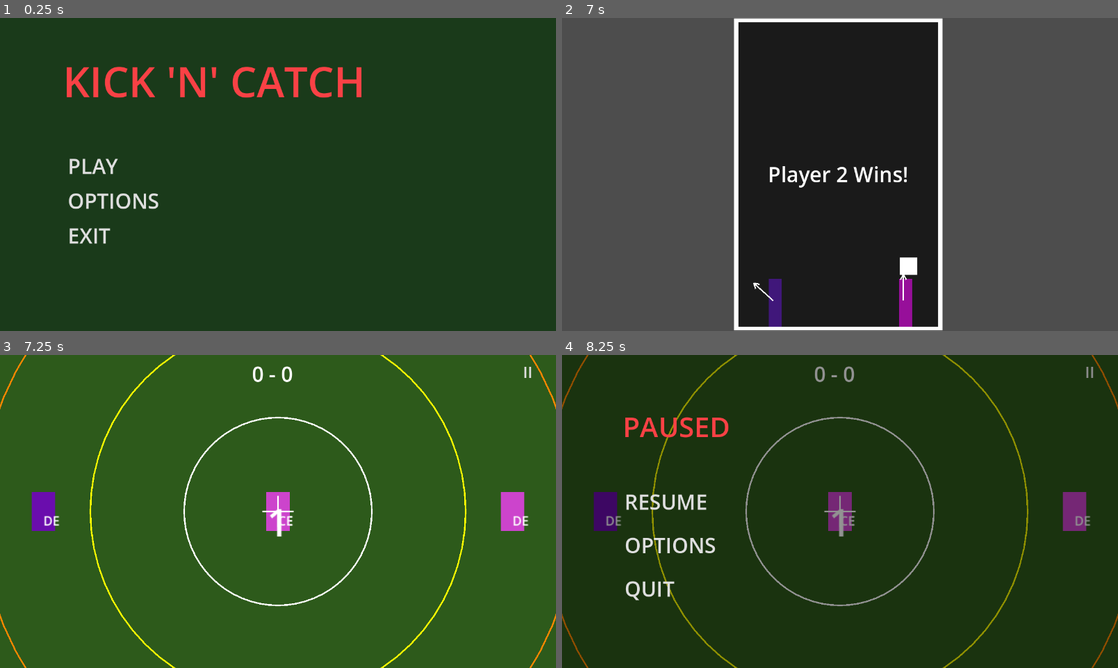
Above: before the commit, frames 1-4 (two rows, left to right).
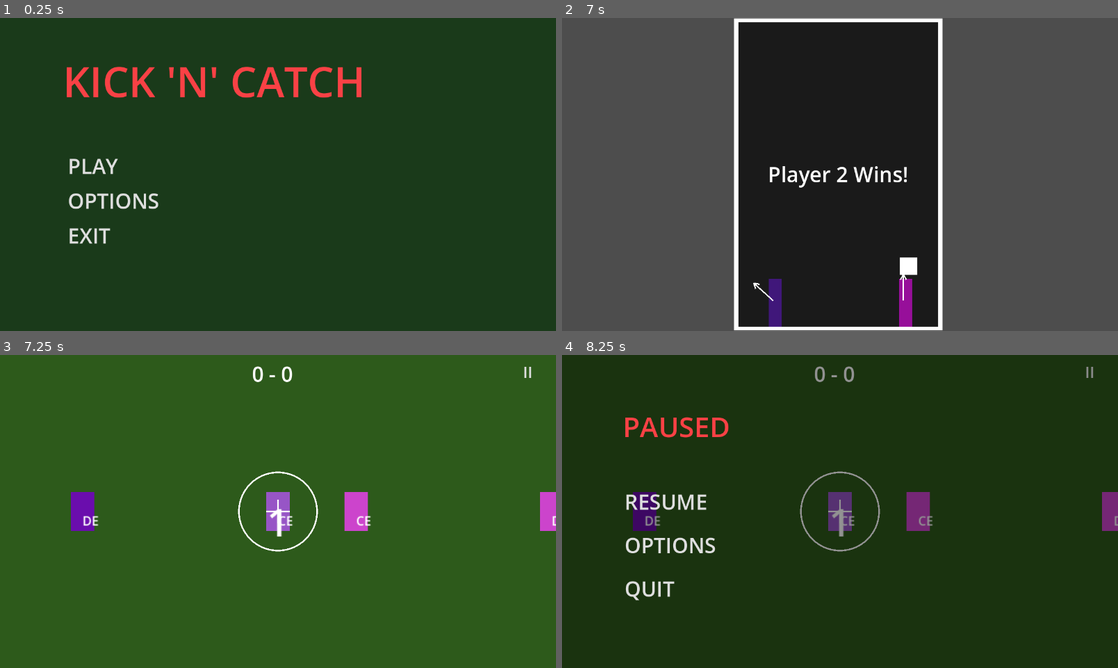
Above: after the commit, the same moments.

Repository: DockerSox/kick-n-catchv3
Game: Godot game, scene res://Scenes/title.tscn
The game is run twice, just before and just after one commit, with the same random seed, the same clock (stepped at 60 frames per second) and the same inputs.
Inputs:
- Up to frame 1 (0.25 s): no input
- Up to frame 2 (7 s): click "PLAY" at 0.5 s; click "START GAME" at 1.25 s; tap Enter at 2, 6.5 s; tap Space (p1_kick) at 2.1, 3.6, 5.1, 5.75, 6.6 s; hold A (p1_left) 2.78-3.53 s; tap Keypad Enter (p2_kick) at 2.85, 4.35, 5.85 s; hold A (p1_left) from 5.03 s (still down)
- Up to frame 3 (7.25 s): keep holding A (p1_left)
- Up to frame 4 (8.25 s): release A (p1_left) at 7.28 s; tap Keypad Enter (p2_kick) at 7.35 s; click "II" at 8 s

Frames 1-2 are identical in both runs. In frame 3, 4.9% of the frame differs, in the area x 0-100%, y 0-100%; in frame 4, 4.7%.

Commit message:
bug fixes

Diff:
--- a/Scenes/crosshair.tscn
+++ b/Scenes/crosshair.tscn
@@ -8,16 +8,8 @@
 [node name="Crosshair" type="Node2D" unique_id=402353958]
 script = ExtResource("1_aqujx")
 
-[node name="InnerRadius" type="Line2D" parent="." unique_id=1071222427]
+[node name="Circle" type="Line2D" parent="." unique_id=1071222427]
 width = 2.0
-
-[node name="MiddleRadius" type="Line2D" parent="." unique_id=306657295]
-width = 2.0
-default_color = Color(1, 1, 0, 1)
-
-[node name="OuterRadius" type="Line2D" parent="." unique_id=1679110945]
-width = 2.0
-default_color = Color(1, 0.53333336, 0, 1)
 
 [node name="CrosshairLines" type="Node2D" parent="." unique_id=367252110]
 
--- a/Scripts/crosshair.gd
+++ b/Scripts/crosshair.gd
@@ -1,21 +1,21 @@
 extends Node2D
 
-# --- Radii for the three zones ---
-const RADIUS_INNER: float = 120.0
-const RADIUS_MIDDLE: float = 240.0
-const RADIUS_OUTER: float = 380.0
+# Single circle radius — roughly unit height
+const CROSSHAIR_RADIUS: float = 50.0
 
-# --- Crosshair movement speed ---
+# Maximum distance crosshair can move from aiming unit
+const RADIUS_INNER: float = 150.0
+const RADIUS_MIDDLE: float = 300.0
+const RADIUS_OUTER: float = 450.0
+
 const MOVE_SPEED: float = 300.0
 
-# --- Countdown durations per zone ---
 const COUNTDOWN_TIME: Dictionary = {
 	1: 1.5,
 	2: 2.5,
 	3: 4.0
 }
 
-# --- State ---
 var active: bool = false
 var aiming_unit: Node2D = null
 var pitch: Node2D = null
@@ -30,22 +30,28 @@
 
 @onready var countdown_label: Label = $CountdownLabel
 @onready var collision_shape: CollisionShape2D = $CollisionArea/CollisionShape2D
-@onready var inner_radius: Line2D = $InnerRadius
-@onready var middle_radius: Line2D = $MiddleRadius
-@onready var outer_radius: Line2D = $OuterRadius
+@onready var circle: Line2D = $Circle
 @onready var line_h: Line2D = $CrosshairLines/LineH
 @onready var line_v: Line2D = $CrosshairLines/LineV
 @onready var collision_area: Area2D = $CollisionArea
 
 func _ready() -> void:
-	_draw_circle_line(inner_radius, RADIUS_INNER)
-	_draw_circle_line(middle_radius, RADIUS_MIDDLE)
-	_draw_circle_line(outer_radius, RADIUS_OUTER)
+	_draw_circle_line(circle, CROSSHAIR_RADIUS)
 	_draw_crosshair_lines()
+	# Set collision shape radius to match visual
+	var shape := CircleShape2D.new()
+	shape.radius = CROSSHAIR_RADIUS
+	collision_shape.shape = shape
 	countdown_label.visible = false
 	visible = false
 
 func activate(unit: Node2D) -> void:
+	aim_action_left = ""
+	aim_action_right = ""
+	aim_action_up = ""
+	aim_action_down = ""
+	kick_action = ""
+
 	aiming_unit = unit
 	pitch = get_parent()
 	position = unit.position
@@ -54,7 +60,6 @@
 	countdown_active = false
 	countdown_label.visible = false
 
-	# Set input actions based on attacking team
 	var team: String = unit.team
 	var is_human: bool = (team == "A" and GameState.team_a_player == 1) or \
 						 (team == "B" and GameState.team_b_player == 1)
@@ -69,39 +74,34 @@
 func _physics_process(delta: float) -> void:
 	if not active:
 		return
-
 	if countdown_active:
 		_handle_countdown(delta)
 		return
-
 	_handle_movement(delta)
 	_update_zone()
 	_update_countdown_label()
-
 	if kick_action != "" and Input.is_action_just_pressed(kick_action):
 		_start_countdown()
 
 func _handle_movement(delta: float) -> void:
 	var move: Vector2 = Vector2.ZERO
-	if Input.is_action_pressed(aim_action_left):
+	if aim_action_left != "" and Input.is_action_pressed(aim_action_left):
 		move.x -= 1
-	if Input.is_action_pressed(aim_action_right):
+	if aim_action_right != "" and Input.is_action_pressed(aim_action_right):
 		move.x += 1
-	if Input.is_action_pressed(aim_action_up):
+	if aim_action_up != "" and Input.is_action_pressed(aim_action_up):
 		move.y -= 1
-	if Input.is_action_pressed(aim_action_down):
+	if aim_action_down != "" and Input.is_action_pressed(aim_action_down):
 		move.y += 1
 
 	if move.length() > 0:
 		move = move.normalized()
 
-	# Clamp to outer radius from aiming unit
 	var new_pos: Vector2 = position + move * MOVE_SPEED * delta
 	var offset: Vector2 = new_pos - aiming_unit.position
 	if offset.length() > RADIUS_OUTER:
 		offset = offset.normalized() * RADIUS_OUTER
 		new_pos = aiming_unit.position + offset
-
 	position = new_pos
 
 func _update_zone() -> void:
@@ -123,12 +123,10 @@
 
 func _handle_countdown(delta: float) -> void:
 	countdown_remaining -= delta
-	# Show remaining time as zone number counting down visually
 	var display: int = int(ceil(countdown_remaining / \
 		(COUNTDOWN_TIME[current_zone] / float(current_zone))))
 	display = clamp(display, 0, current_zone)
 	countdown_label.text = str(display)
-
 	if countdown_remaining <= 0.0:
 		_resolve_kick()
 
@@ -137,31 +135,26 @@
 	visible = false
 	countdown_active = false
 
-	# Find all units inside the collision area
 	var overlapping: Array = collision_area.get_overlapping_areas()
 	var units_a_inside: Array = []
 	var units_b_inside: Array = []
 
 	for area in overlapping:
-		if area.team == "A":
-			units_a_inside.append(area)
-		elif area.team == "B":
-			units_b_inside.append(area)
+		if area.has_method("set_as_aiming"):
+			if area.team == "A":
+				units_a_inside.append(area)
+			elif area.team == "B":
+				units_b_inside.append(area)
 
 	var attacking: String = aiming_unit.team
-	var _defending: String = "B" if attacking == "A" else "A"
 
 	if units_a_inside.size() > 0 and units_b_inside.size() == 0:
-		# Only team A inside — A gets possession
 		pitch.on_kick_resolved("A", position)
 	elif units_b_inside.size() > 0 and units_a_inside.size() == 0:
-		# Only team B inside — B gets possession
 		pitch.on_kick_resolved("B", position)
 	elif units_a_inside.size() > 0 and units_b_inside.size() > 0:
-		# Both teams inside — Contest Game
 		_trigger_contest(position)
 	else:
-		# Nobody inside — nearest unit from attacking team gets it
 		_no_unit_resolution(attacking, position)
 
 func _trigger_contest(pos: Vector2) -> void:
@@ -171,7 +164,6 @@
 	GameState.go_to_scene("res://Scenes/main.tscn")
 
 func _no_unit_resolution(attacking_team: String, pos: Vector2) -> void:
-	# Find nearest unit from attacking team
 	var all_units: Array = get_parent().all_units_a if attacking_team == "A" \
 		else get_parent().all_units_b
 	var nearest: Node2D = null
@@ -185,7 +177,6 @@
 		nearest.position = pos
 	pitch.on_kick_resolved(attacking_team, pos)
 
-# --- Drawing helpers ---
 func _draw_circle_line(line: Line2D, radius: float) -> void:
 	var points: PackedVector2Array = []
 	var steps: int = 64
@@ -195,6 +186,6 @@
 	line.points = points
 
 func _draw_crosshair_lines() -> void:
-	var size: float = 20.0
+	var size: float = 15.0
 	line_h.points = [Vector2(-size, 0), Vector2(size, 0)]
 	line_v.points = [Vector2(0, -size), Vector2(0, size)]
--- a/Scripts/pitch.gd
+++ b/Scripts/pitch.gd
@@ -23,18 +23,18 @@
 # Team A attacks left goal square, starts on right half
 # Team B attacks right goal square, starts on left half
 const POSITIONS_A: Dictionary = {
-	"centre":  Vector2(1200, 450),
+	"centre":  Vector2(1150, 450),   # slightly left of centre
 	"goalie":  Vector2(250, 450),
 	"winger":  Vector2(800, 150),
-	"defence":     Vector2(900, 450),
-	"attack":     Vector2(600, 450)
+	"defence": Vector2(900, 450),
+	"attack":  Vector2(600, 450)
 }
 const POSITIONS_B: Dictionary = {
-	"centre":  Vector2(1200, 450),
+	"centre":  Vector2(1250, 450),   # slightly right of centre
 	"goalie":  Vector2(2150, 450),
 	"winger":  Vector2(1600, 750),
-	"defence":     Vector2(1500, 450),
-	"attack":     Vector2(1800, 450)
+	"defence": Vector2(1500, 450),
+	"attack":  Vector2(1800, 450)
 }
 
 func _ready() -> void:
